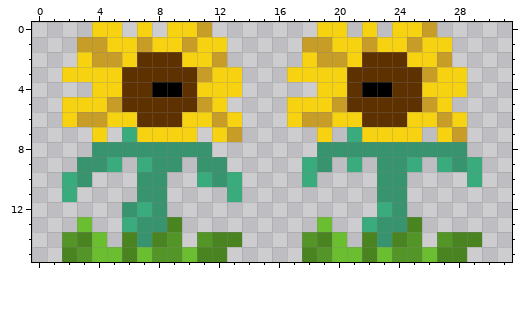
A pixel-art sprite gets an edit: assets/flowers/sunflower_base-Sheet.png. Above: the version before the commit.
The file is 128x64 pixels, drawn in blocks of 4x4; one block is one cell here.
After:
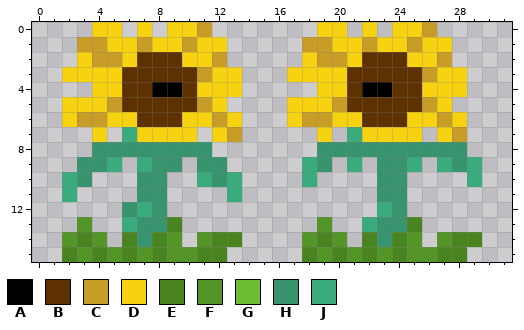
Palette (. is transparent): A #000000  B #5e3100  C #c89d27  D #f7d211  E #498420  F #549527  G #6abe30  H #37946e  J #39ab7d
The exact change:
{"y":13,"x":3,"old":"G","new":"F"}
{"y":13,"x":19,"old":"G","new":"F"}
{"y":14,"x":4,"old":"G","new":"F"}
{"y":14,"x":20,"old":"G","new":"F"}
{"y":15,"x":4,"old":"GG","new":"EF"}
{"y":15,"x":7,"old":"GF","new":"FE"}
{"y":15,"x":10,"old":"G","new":"F"}
{"y":15,"x":20,"old":"GG","new":"EF"}
{"y":15,"x":23,"old":"GF","new":"FE"}
{"y":15,"x":26,"old":"G","new":"F"}
{"label":"changed","picture_box":[77,217,197,262]}
{"label":"changed","picture_box":[317,217,437,262]}
